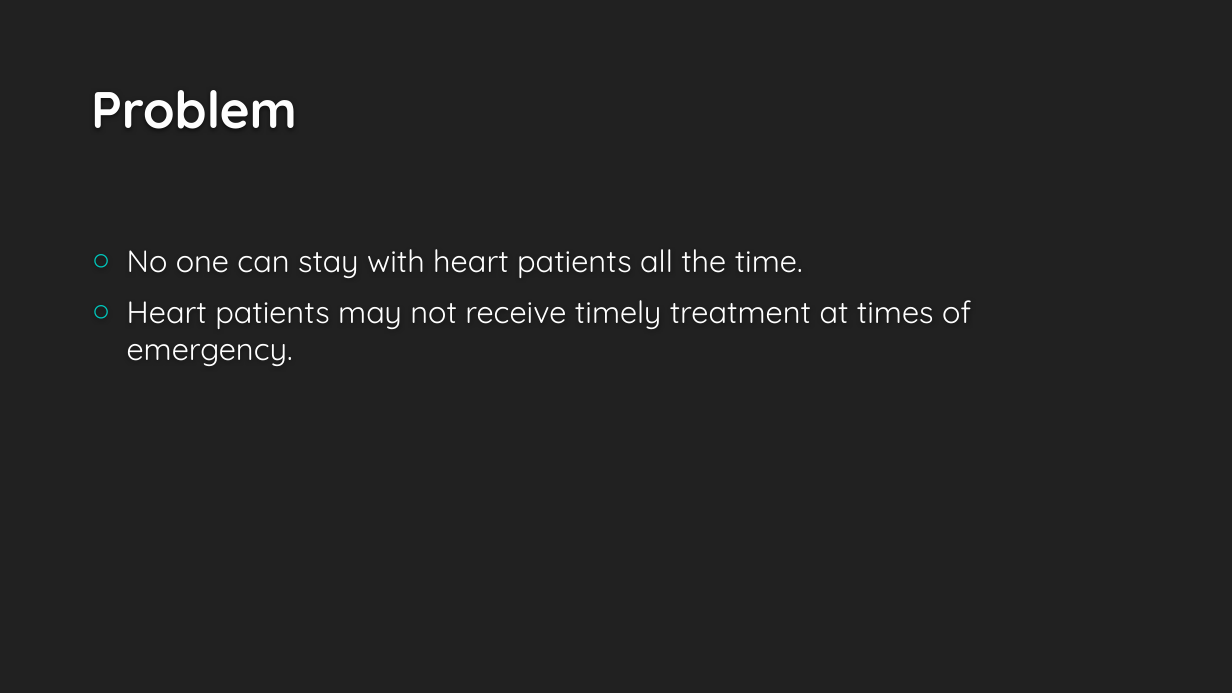
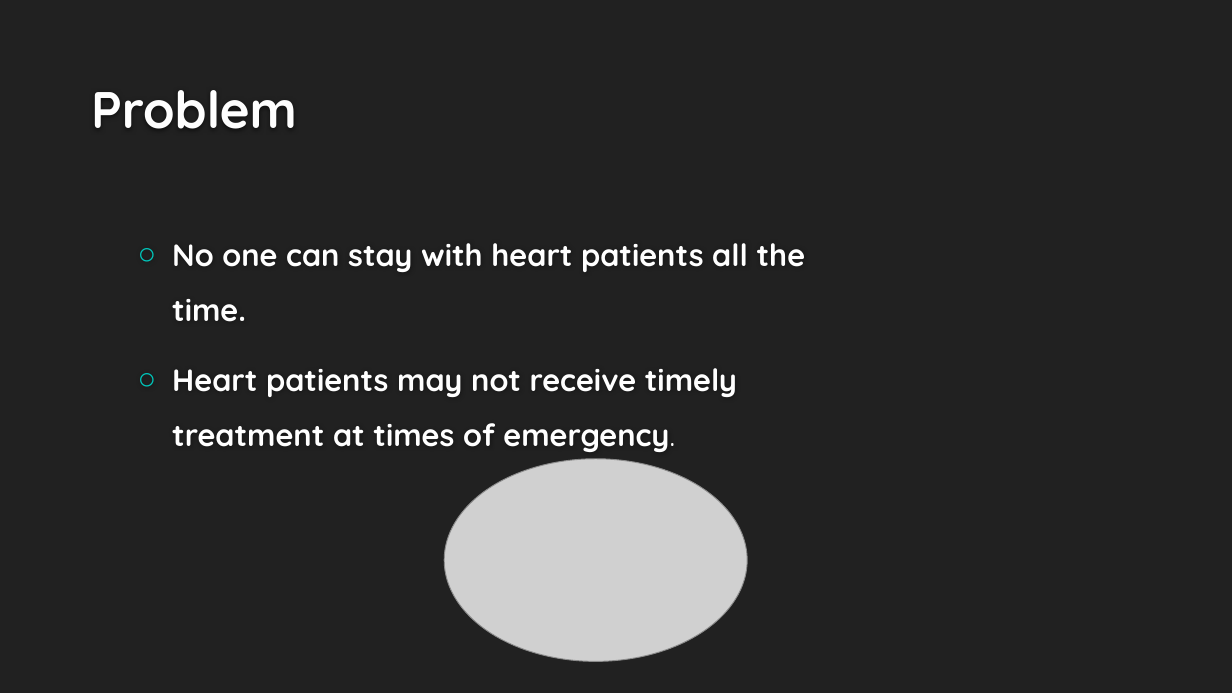
Before and after one commit to amitgit0304/CodeCrafters1, a slide deck: slide 7 of Presentation/Presentation.pptx. Drawn at 1232x693 pixels with LibreOffice and Linux fonts; fonts in the diff are those of the drawing; grey boxes stand for pictures; background and template pictures are left out. Boxes give left, top, right and bottom in pixels: in the first picture for what was removed or moved away, otherwise in the second. Text is boxed around its words. In the diff, an @@ line names an element or a change of style, - is before the commit and + after.

```diff
--- a/Presentation/Presentation.pptx
+++ b/Presentation/Presentation.pptx
@@ text "No one can stay with ...": place and size @@
-text "No one can stay with ..." at <box>127,249,971,366</box>
+text "No one can stay with ..." at <box>172,243,806,452</box>
@@ text "No one can stay with ..." at <box>172,243,806,452</box>: bold on; line spacing 1 to 1.5 @@
@@ picture added at <box>445,459,748,662</box> @@
```
Also in this commit, not shown: 6 other slides changed, 3 slides added, 3 slides removed.
